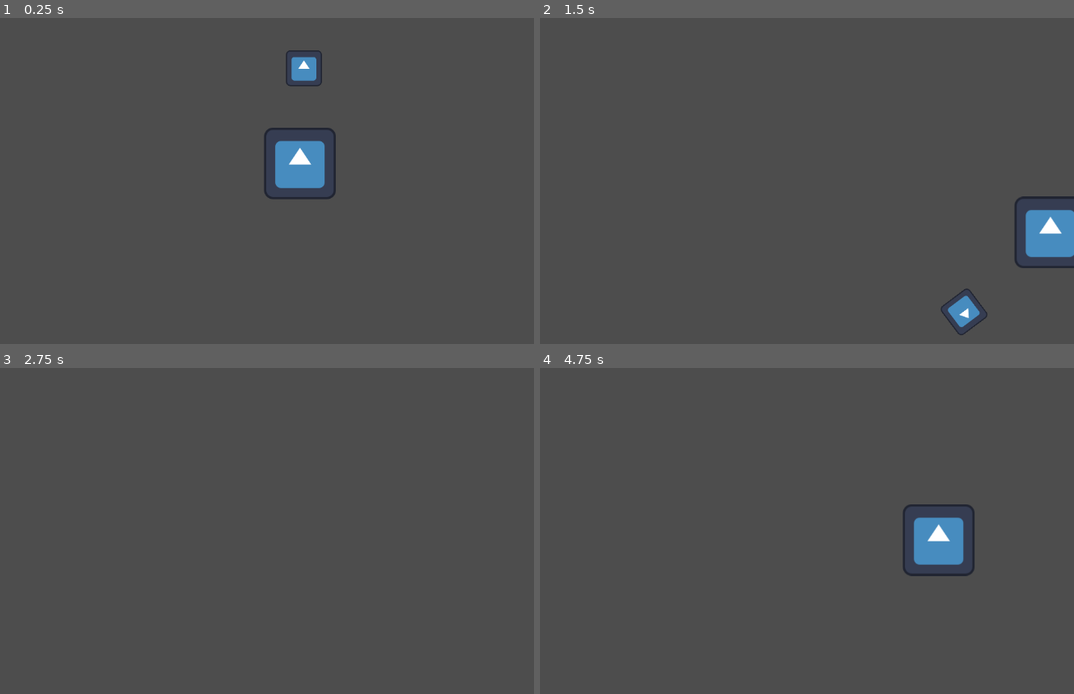
Above: before the commit, frames 1-4 (two rows, left to right).
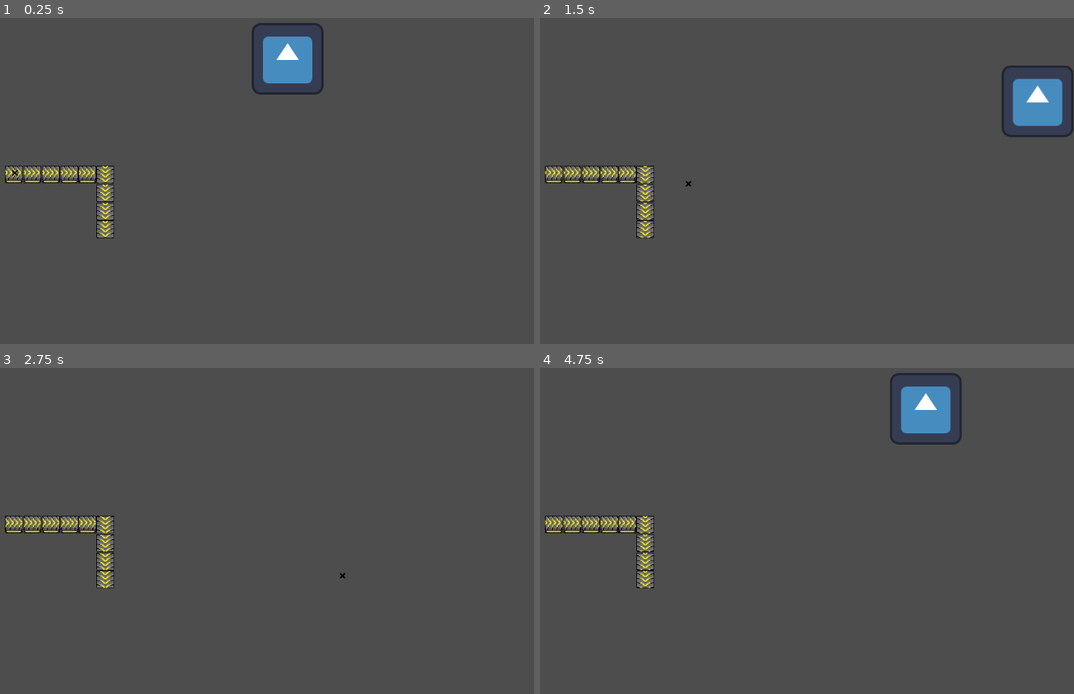
Above: after the commit, the same moments.

Repository: BlackBarman/GMTKJAM2025
Game: Godot game, scene res://Scenes/game_tapiro.tscn
Two runs of this game, one before a commit and one after it. Both use one fixed random seed, a clock stepped at 60 frames per second and the inputs below. The engine's default icon, where the game draws it, is replaced by a stand-in: a white triangle on a blue panel in a dark square.
Inputs:
- Up to frame 1 (0.25 s): no input
- Up to frame 2 (1.5 s): hold Right (ui_right) 0.53-1.28 s; hold Down (ui_down) from 1.28 s (still down)
- Up to frame 3 (2.75 s): release Down (ui_down) at 2.03 s; hold Right (ui_right) from 2.03 s (still down)
- Up to frame 4 (4.75 s): release Right (ui_right) at 2.78 s; hold Up (ui_up) 2.78-3.53 s; hold Left (ui_left) from 3.53 s (still down)

The runs differ from the first frame. In frame 1, 4.6% of the frame differs, in the area x 0-63%, y 1-68%; in frame 2, 5.2%, in the area x 0-100%, y 14-98%; in frame 3, 1.4%; in frame 4, 4.9%.

Commit message:
created conveyor belts
many scens cuz we'll use tile maps as a tool for making levels later

Diff:
--- a/workingtitle/Assets/Tales Animated/tale_down.tscn
+++ b/workingtitle/Assets/Tales Animated/tale_down.tscn
@@ -63,11 +63,10 @@
 }],
 "loop": true,
 "name": &"default",
-"speed": 5.0
+"speed": 30.0
 }]
 
 [node name="tale_down" type="AnimatedSprite2D"]
 sprite_frames = SubResource("SpriteFrames_gcx72")
 autoplay = "default"
-frame = 5
-frame_progress = 0.360604
+frame_progress = 0.40846
--- a/workingtitle/Assets/Tales Animated/tale_left.tscn
+++ b/workingtitle/Assets/Tales Animated/tale_left.tscn
@@ -63,9 +63,10 @@
 }],
 "loop": true,
 "name": &"default",
-"speed": 5.0
+"speed": 30.0
 }]
 
 [node name="tale_left" type="AnimatedSprite2D"]
 sprite_frames = SubResource("SpriteFrames_0bgfg")
 autoplay = "default"
+frame_progress = 0.401059
--- a/workingtitle/Assets/Tales Animated/tale_right.tscn
+++ b/workingtitle/Assets/Tales Animated/tale_right.tscn
@@ -63,7 +63,7 @@
 }],
 "loop": true,
 "name": &"default",
-"speed": 5.0
+"speed": 30.0
 }]
 
 [node name="tale_right" type="AnimatedSprite2D"]
--- a/workingtitle/Assets/Tales Animated/tale_up.tscn
+++ b/workingtitle/Assets/Tales Animated/tale_up.tscn
@@ -63,10 +63,10 @@
 }],
 "loop": true,
 "name": &"default",
-"speed": 5.0
+"speed": 30.0
 }]
 
 [node name="Tale_Up" type="AnimatedSprite2D"]
 sprite_frames = SubResource("SpriteFrames_ccw62")
 autoplay = "default"
-frame_progress = 0.725888
+frame_progress = 0.624905
--- /dev/null
+++ b/workingtitle/Conveyors/ConveyorBelt.gd
@@ -0,0 +1,48 @@
+# ConveyorBelt.gd
+extends Area2D
+
+enum Direction {
+	RIGHT,
+	LEFT,
+	UP,
+	DOWN
+}
+
+@export var direction: Direction:
+	set(value):
+		direction = value
+		conveyor_force = get_direction_vector()
+
+var conveyor_force: Vector2
+var bodies_in_area: Array[RigidBody2D] = []
+
+func _ready():
+	# Ensure conveyor_force is initialized at startup
+	conveyor_force = get_direction_vector() * 100
+	connect("body_entered", _on_body_entered)
+	connect("body_exited", _on_body_exited)
+
+func _physics_process(delta):
+	for body in bodies_in_area:
+		if body and body.is_inside_tree():
+			body.apply_central_impulse(conveyor_force * delta)
+
+func _on_body_entered(body):
+	if body is RigidBody2D:
+		bodies_in_area.append(body)
+
+func _on_body_exited(body):
+	bodies_in_area.erase(body)
+
+func get_direction_vector() -> Vector2:
+	match direction:
+		Direction.RIGHT:
+			return Vector2.RIGHT
+		Direction.LEFT:
+			return Vector2.LEFT
+		Direction.UP:
+			return Vector2.UP
+		Direction.DOWN:
+			return Vector2.DOWN
+		_:
+			return Vector2.ZERO
--- /dev/null
+++ b/workingtitle/Conveyors/ConveyorBelt.tscn
@@ -0,0 +1,15 @@
+[gd_scene load_steps=4 format=3 uid="uid://r50e6mg8572u"]
+
+[ext_resource type="Script" uid="uid://c406vyl2n35k0" path="res://Conveyors/ConveyorBelt.gd" id="1_ucexd"]
+[ext_resource type="PackedScene" uid="uid://bvhxpmpxmm8sk" path="res://Assets/Tales Animated/tale_right.tscn" id="2_00233"]
+
+[sub_resource type="RectangleShape2D" id="RectangleShape2D_f0eav"]
+size = Vector2(32, 32)
+
+[node name="Area2D" type="Area2D"]
+script = ExtResource("1_ucexd")
+
+[node name="tale_right" parent="." instance=ExtResource("2_00233")]
+
+[node name="CollisionShape2D" type="CollisionShape2D" parent="."]
+shape = SubResource("RectangleShape2D_f0eav")
--- /dev/null
+++ b/workingtitle/Conveyors/ConveyorBelt_Down.tscn
@@ -0,0 +1,16 @@
+[gd_scene load_steps=4 format=3 uid="uid://cja8euh06oh8j"]
+
+[ext_resource type="Script" uid="uid://c406vyl2n35k0" path="res://Conveyors/ConveyorBelt.gd" id="1_2kq63"]
+[ext_resource type="PackedScene" uid="uid://bkvp1bbc6sx2a" path="res://Assets/Tales Animated/tale_down.tscn" id="2_2kq63"]
+
+[sub_resource type="RectangleShape2D" id="RectangleShape2D_f0eav"]
+size = Vector2(32, 32)
+
+[node name="Area2D" type="Area2D"]
+script = ExtResource("1_2kq63")
+direction = 3
+
+[node name="tale_down" parent="." instance=ExtResource("2_2kq63")]
+
+[node name="CollisionShape2D" type="CollisionShape2D" parent="."]
+shape = SubResource("RectangleShape2D_f0eav")
--- /dev/null
+++ b/workingtitle/Conveyors/ConveyorBelt_Left.tscn
@@ -0,0 +1,16 @@
+[gd_scene load_steps=4 format=3 uid="uid://2rm117tvh0nj"]
+
+[ext_resource type="Script" uid="uid://c406vyl2n35k0" path="res://Conveyors/ConveyorBelt.gd" id="1_qiogi"]
+[ext_resource type="PackedScene" uid="uid://b8n0omhcjlvgc" path="res://Assets/Tales Animated/tale_left.tscn" id="2_cxg8d"]
+
+[sub_resource type="RectangleShape2D" id="RectangleShape2D_f0eav"]
+size = Vector2(32, 32)
+
+[node name="Area2D" type="Area2D"]
+script = ExtResource("1_qiogi")
+direction = 1
+
+[node name="tale_left" parent="." instance=ExtResource("2_cxg8d")]
+
+[node name="CollisionShape2D" type="CollisionShape2D" parent="."]
+shape = SubResource("RectangleShape2D_f0eav")
--- /dev/null
+++ b/workingtitle/Conveyors/ConveyorBelt_Right.tscn
@@ -0,0 +1,15 @@
+[gd_scene load_steps=4 format=3 uid="uid://ejsxjs7ywax3"]
+
+[ext_resource type="Script" uid="uid://c406vyl2n35k0" path="res://Conveyors/ConveyorBelt.gd" id="1_iqyuf"]
+[ext_resource type="PackedScene" uid="uid://bvhxpmpxmm8sk" path="res://Assets/Tales Animated/tale_right.tscn" id="2_1a8h5"]
+
+[sub_resource type="RectangleShape2D" id="RectangleShape2D_f0eav"]
+size = Vector2(32, 32)
+
+[node name="Area2D" type="Area2D"]
+script = ExtResource("1_iqyuf")
+
+[node name="tale_right" parent="." instance=ExtResource("2_1a8h5")]
+
+[node name="CollisionShape2D" type="CollisionShape2D" parent="."]
+shape = SubResource("RectangleShape2D_f0eav")
--- /dev/null
+++ b/workingtitle/Conveyors/ConveyorBelt_Up.tscn
@@ -0,0 +1,16 @@
+[gd_scene load_steps=4 format=3 uid="uid://bva3viav1xgrb"]
+
+[ext_resource type="Script" uid="uid://c406vyl2n35k0" path="res://Conveyors/ConveyorBelt.gd" id="1_upkka"]
+[ext_resource type="PackedScene" uid="uid://c7wsbyiplyr02" path="res://Assets/Tales Animated/tale_up.tscn" id="2_3w6he"]
+
+[sub_resource type="RectangleShape2D" id="RectangleShape2D_f0eav"]
+size = Vector2(32, 32)
+
+[node name="Area2D" type="Area2D"]
+script = ExtResource("1_upkka")
+direction = 2
+
+[node name="Tale_Up" parent="." instance=ExtResource("2_3w6he")]
+
+[node name="CollisionShape2D" type="CollisionShape2D" parent="."]
+shape = SubResource("RectangleShape2D_f0eav")
--- a/workingtitle/Scenes/game_tapiro.tscn
+++ b/workingtitle/Scenes/game_tapiro.tscn
@@ -1,16 +1,44 @@
-[gd_scene load_steps=3 format=3 uid="uid://x7jafmqw5081"]
+[gd_scene load_steps=5 format=3 uid="uid://x7jafmqw5081"]
 
 [ext_resource type="PackedScene" uid="uid://xjauej5cntab" path="res://Scenes/player.tscn" id="1_kwsj0"]
+[ext_resource type="PackedScene" uid="uid://cja8euh06oh8j" path="res://Conveyors/ConveyorBelt_Down.tscn" id="2_2ve0o"]
 [ext_resource type="PackedScene" uid="uid://6iy5xn2ixjv1" path="res://shape.tscn" id="2_ke0t5"]
+[ext_resource type="PackedScene" uid="uid://ejsxjs7ywax3" path="res://Conveyors/ConveyorBelt_Right.tscn" id="3_nj3sn"]
 
 [node name="Game Tapiro" type="Node2D"]
 
 [node name="Player Tapiro" parent="." instance=ExtResource("1_kwsj0")]
-position = Vector2(719, 320)
+position = Vector2(708, 144)
 
-[node name="Node2D" parent="." instance=ExtResource("2_ke0t5")]
-position = Vector2(731, 114)
-mass = 0.02
+[node name="Area2D6" parent="." instance=ExtResource("2_2ve0o")]
+position = Vector2(356, 345)
 
-[node name="Camera2D" type="Camera2D" parent="."]
-position = Vector2(565, 313)
+[node name="Area2D7" parent="." instance=ExtResource("2_2ve0o")]
+position = Vector2(388, 345)
+
+[node name="Area2D8" parent="." instance=ExtResource("2_2ve0o")]
+position = Vector2(388, 378)
+
+[node name="Area2D9" parent="." instance=ExtResource("2_2ve0o")]
+position = Vector2(388, 411)
+
+[node name="Area2D10" parent="." instance=ExtResource("2_2ve0o")]
+position = Vector2(388, 443)
+
+[node name="Area2D" parent="." instance=ExtResource("3_nj3sn")]
+position = Vector2(225, 345)
+
+[node name="Area2D2" parent="." instance=ExtResource("3_nj3sn")]
+position = Vector2(258, 345)
+
+[node name="Area2D3" parent="." instance=ExtResource("3_nj3sn")]
+position = Vector2(291, 345)
+
+[node name="Area2D4" parent="." instance=ExtResource("3_nj3sn")]
+position = Vector2(324, 345)
+
+[node name="Area2D5" parent="." instance=ExtResource("3_nj3sn")]
+position = Vector2(356, 345)
+
+[node name="RigidBody2D" parent="." instance=ExtResource("2_ke0t5")]
+position = Vector2(222, 342)
--- a/workingtitle/Shape.gd
+++ b/workingtitle/Shape.gd
@@ -3,9 +3,11 @@
 
 # Called when the node enters the scene tree for the first time.
 func _ready() -> void:
+	freeze_mode = RigidBody2D.FREEZE_MODE_KINEMATIC
 	pass # Replace with function body.
 
 
 # Called every frame. 'delta' is the elapsed time since the previous frame.
 func _process(delta: float) -> void:
+
 	pass
--- /dev/null
+++ b/workingtitle/node_2d.tscn
@@ -0,0 +1,23 @@
+[gd_scene load_steps=4 format=3 uid="uid://cbbdp3hyeicr4"]
+
+[ext_resource type="Script" uid="uid://c406vyl2n35k0" path="res://Conveyors/ConveyorBelt.gd" id="1_0e48y"]
+[ext_resource type="Texture2D" uid="uid://canb187d185es" path="res://Assets/sqaure.png" id="2_epypp"]
+
+[sub_resource type="Curve2D" id="Curve2D_0hol4"]
+_data = {
+"points": PackedVector2Array(0, 0, 0, 0, 311, 165, 0, 0, 0, 0, 314, 165, 0, 0, 0, 0, 669, 149, 0, 0, 0, 0, 761, 239, 0, 0, 0, 0, 753, 411, 0, 0, 0, 0, 488, 433, 0, 0, 0, 0, 252, 411, 0, 0, 0, 0, 249, 260, 0, 0, 0, 0, 311, 165)
+}
+point_count = 9
+
+[node name="Node2D" type="Node2D"]
+script = ExtResource("1_0e48y")
+
+[node name="Path2D" type="Path2D" parent="."]
+curve = SubResource("Curve2D_0hol4")
+
+[node name="PathFollow2D" type="PathFollow2D" parent="Path2D"]
+position = Vector2(311, 165)
+
+[node name="Sqaure" type="Sprite2D" parent="Path2D/PathFollow2D"]
+position = Vector2(4, -2)
+texture = ExtResource("2_epypp")
--- a/workingtitle/shape.tscn
+++ b/workingtitle/shape.tscn
@@ -1,20 +1,20 @@
 [gd_scene load_steps=4 format=3 uid="uid://6iy5xn2ixjv1"]
 
 [ext_resource type="Script" uid="uid://cmtxupceoj122" path="res://Shape.gd" id="1_17iwj"]
-[ext_resource type="Texture2D" uid="uid://cixwpjrix72cw" path="res://icon.svg" id="2_17iwj"]
+[ext_resource type="Texture2D" uid="uid://dyhqei8w4f4kc" path="res://Assets/x.png" id="2_t2h0s"]
 
 [sub_resource type="RectangleShape2D" id="RectangleShape2D_enwtc"]
-size = Vector2(64, 64)
+size = Vector2(10, 10)
 
 [node name="RigidBody2D" type="RigidBody2D"]
-position = Vector2(270, 188)
-linear_velocity = Vector2(0, 5)
+mass = 0.5
+gravity_scale = 0.0
 linear_damp_mode = 1
 script = ExtResource("1_17iwj")
 
 [node name="CollisionShape2D" type="CollisionShape2D" parent="."]
 shape = SubResource("RectangleShape2D_enwtc")
 
-[node name="Icon" type="Sprite2D" parent="."]
-scale = Vector2(0.5, 0.5)
-texture = ExtResource("2_17iwj")
+[node name="X" type="Sprite2D" parent="."]
+scale = Vector2(0.158536, 0.154344)
+texture = ExtResource("2_t2h0s")
Not shown, added: workingtitle/Conveyors/ConveyorBelt.gd.uid
